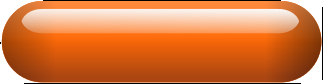
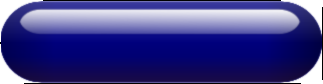
Layer changes from the first 323×84 image to the second:
added layer "grey_button.png" above "Clipboard" over box(1, 1, 322, 83)
hid "Clipboard" over box(1, 1, 322, 83)
